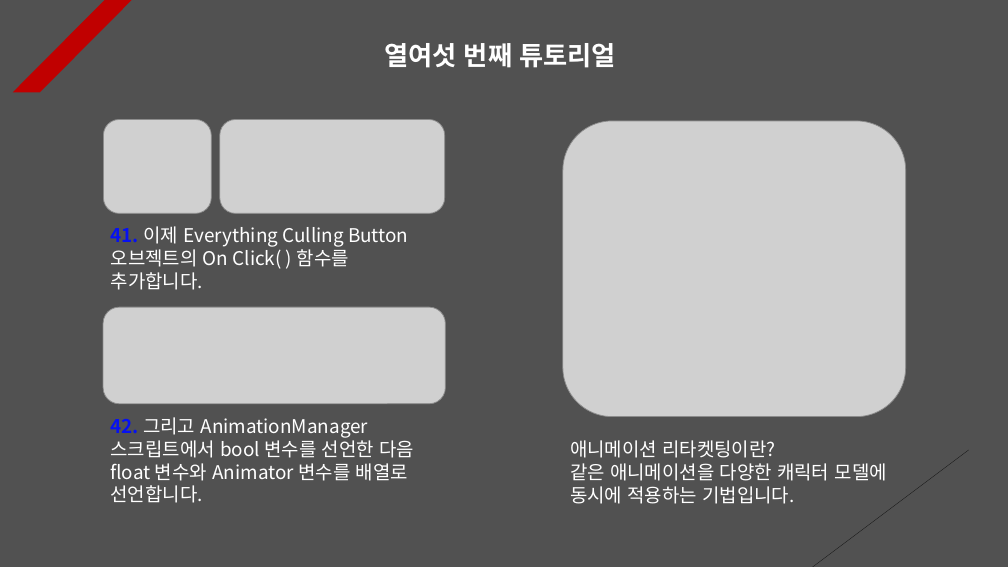
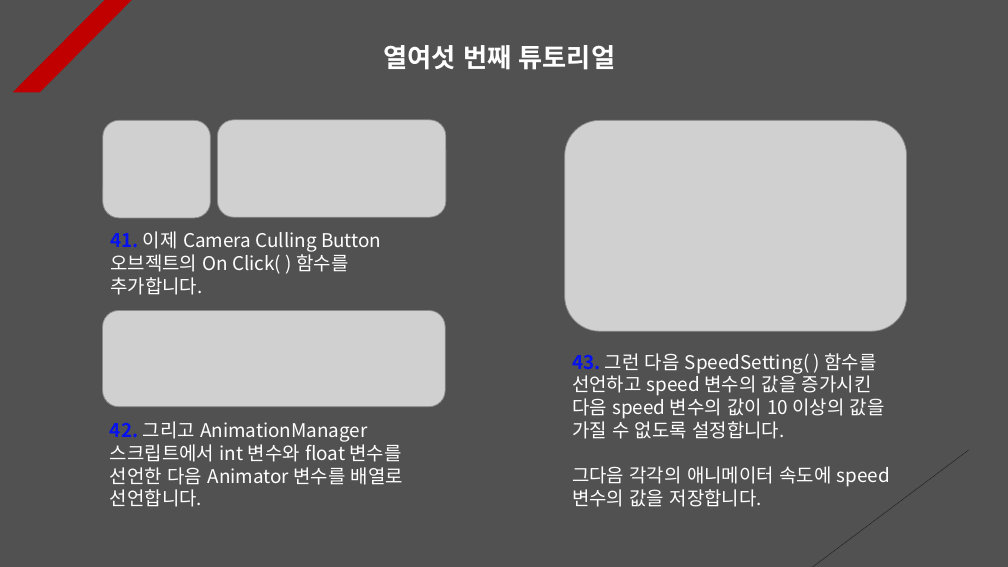
Before and after one commit to Unity2033/3D-UnityEngine, a slide deck: slide 16 of Assets/Class/Animation Retargeting/PPT Data/Animation Retargeting Example.pptx. Drawn at 1008x567 pixels with LibreOffice and Linux fonts; fonts in the diff are those of the drawing; grey boxes stand for pictures. Boxes give left, top, right and bottom in pixels: in the first picture for what was removed or moved away, otherwise in the second. Text is boxed around its words. In the diff, an @@ line names an element or a change of style, - is before the commit and + after.

```diff
--- a/Assets/Class/Animation Retargeting/PPT Data/Animation Retargeting Example.pptx
+++ b/Assets/Class/Animation Retargeting/PPT Data/Animation Retargeting Example.pptx
@@ picture: place and size @@
-picture at bbox=[104, 119, 212, 213]
+picture at bbox=[103, 120, 210, 218]
@@ picture: place and size @@
-picture at bbox=[220, 119, 445, 213]
+picture at bbox=[218, 120, 446, 218]
@@ picture: place and size @@
-picture at bbox=[563, 121, 906, 417]
+picture at bbox=[565, 120, 907, 331]
@@ text at bbox=[110, 231, 381, 295]: text changed @@
-41. 이제 Everything Culling Button 오브젝트의 On Click( ) 함수를 추가합니다.
+41. 이제 Camera Culling Button 오브젝트의 On Click( ) 함수를 추가합니다.
@@ picture: place and size @@
-picture at bbox=[103, 307, 445, 404]
+picture at bbox=[103, 311, 445, 407]
@@ text added at bbox=[572, 353, 890, 507], 18 pt, text #FFFFFF @@
+43. 그런 다음 SpeedSetting( ) 함수를 선언하고 speed 변수의 값을 증가시킨 다음 speed 변수의 값이 10 이상의 값을 가질 수 없도록 설정합니다.
+그다음 각각의 애니메이터 속도에 speed 변수의 값을 저장합니다.
@@ text at bbox=[110, 421, 403, 507]: text changed @@
-42. 그리고 AnimationManager 스크립트에서 bool 변수를 선언한 다음 float 변수와 Animator 변수를 배열로 선언합니다.
+42. 그리고 AnimationManager 스크립트에서 int 변수와 float 변수를 선언한 다음 Animator 변수를 배열로 선언합니다.
@@ text removed at bbox=[570, 440, 887, 504] @@
-애니메이션 리타켓팅이란?
-같은 애니메이션을 다양한 캐릭터 모델에 동시에 적용하는 기법입니다.
```
Also in this commit, not shown: 4 other slides changed, 2 slides added, 32 other files.
